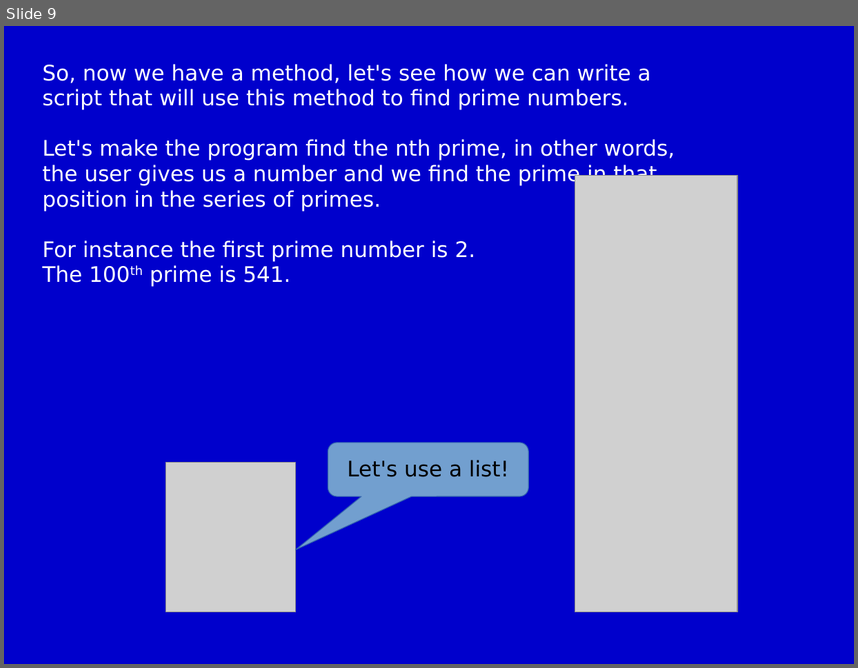
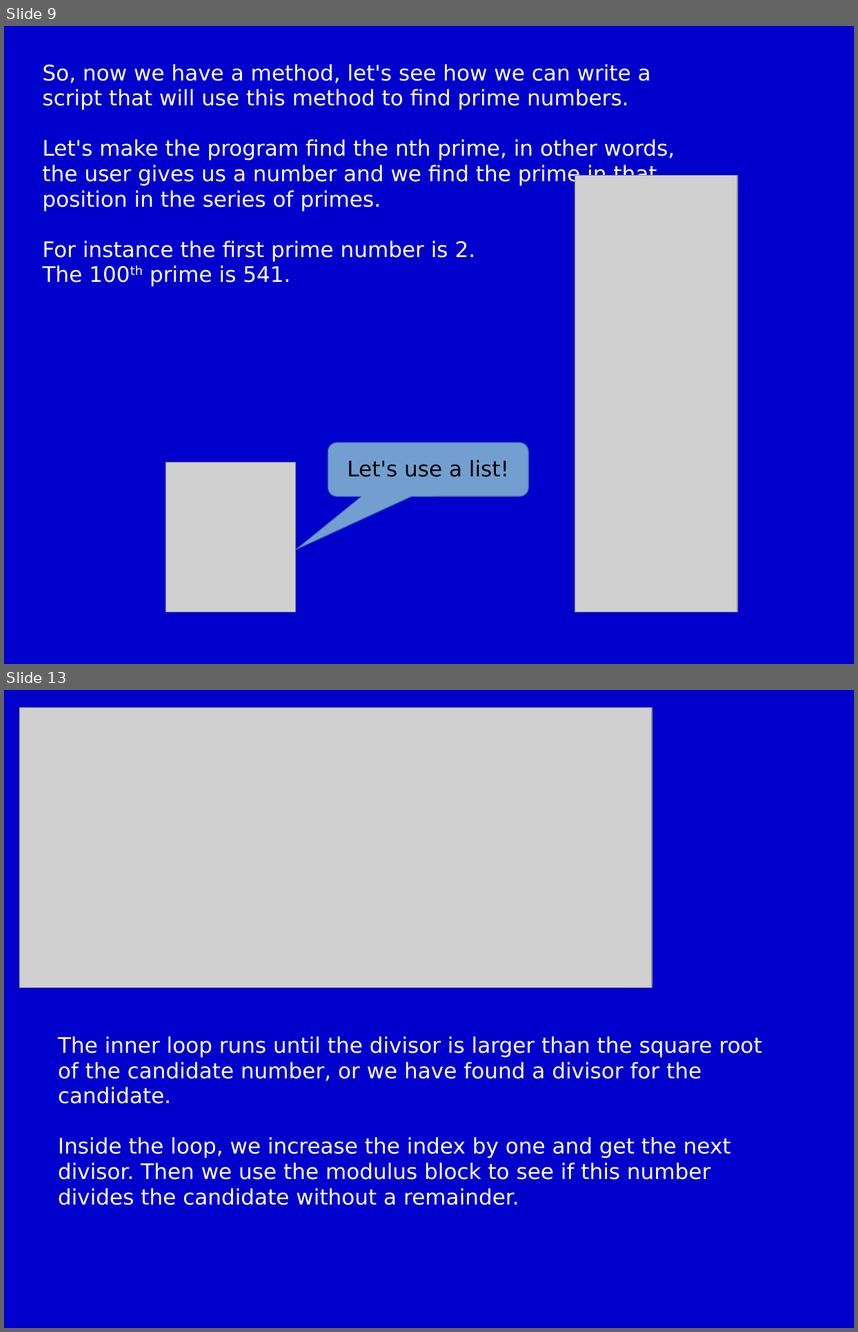
Before and after one commit to m-tranter/cathedral, a slide deck: scratch/scratch9.ppt. Shown one above the other, each under a label of ours: slide 9 before the commit, slides 9 and 13 after it; the slides between them are not shown. The pictures are 858x668 and 858x1332 pixels, drawn with LibreOffice and Linux fonts; fonts in the diff are those of the drawing; grey boxes stand for pictures. Boxes give left, top, right and bottom in pixels: in the first picture for what was removed or moved away, otherwise in the second. Text is boxed around its words. In the diff, an @@ line names an element or a change of style, - is before the commit and + after.

```diff
--- a/scratch/scratch9.ppt
+++ b/scratch/scratch9.ppt
@@ slide 13 added at <box>4,690,854,1328</box>, background #0000CC @@
@@ picture added at <box>19,708,652,988</box> @@
@@ text added at <box>58,1036,762,1205</box>, 20 pt, text #FFFFFF @@
+The inner loop runs until the divisor is larger than the square root of the candidate number, or we have found a divisor for the candidate.
+Inside the loop, we increase the index by one and get the next divisor. Then we use the modulus block to see if this number divides the candidate without a remainder.
```
Also in this commit, not shown: 5 other slides added, 2 other files.
